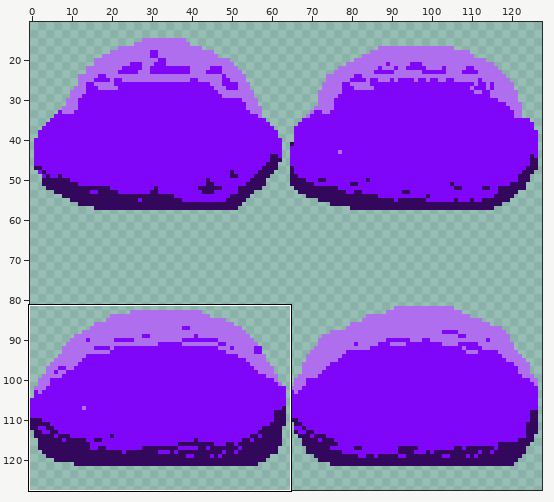
Edited in one commit: sprite sheet (Assets/Art/Enemys/Blobs/Blob_type1_purple.png). Above, an overview of the earlier version with the close-up marked.
Close-up. Before the commit:
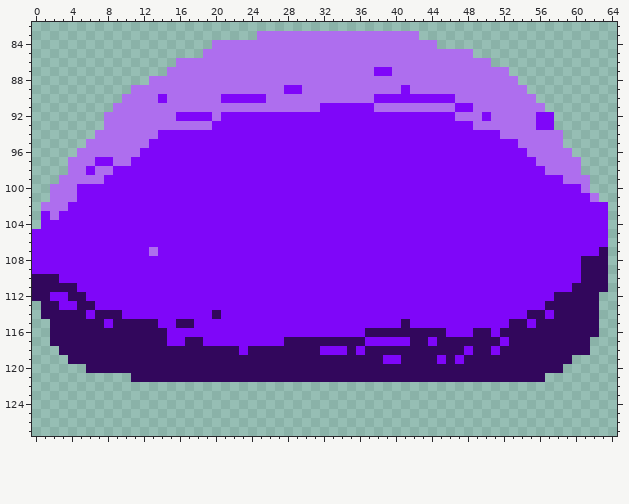
The file is 128x128 pixels. Shown: x 0..64, y 82..127. The wide view leaves out empty margins. The commit also changed other parts of the picture, which this record leaves out.
After:
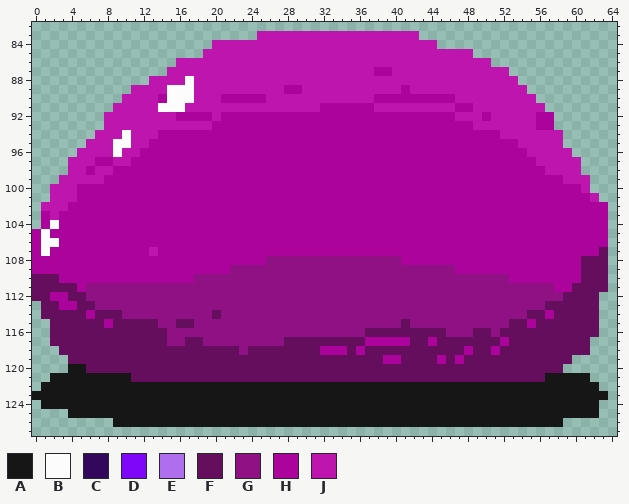
Palette (. is transparent): A #171616  B #fcfcfc  C #32075c  D #7f06f9  E #ae6eee  F #660e5e  G #8f1183  H #ad039d  J #be15ae
Diff:
Changed rows in their new state; - is an unchanged pixel.
first column x 0:
 83 -------------------------JJJJJJJJJJJJJJJJJJ---------------------
 84 --------------------JJJJJJJJJJJJJJJJJJJJJJJJJ-------------------
 85 -------------------JJJJJJJJJJJJJJJJJJJJJJJJJJJJJJ---------------
 86 ----------------JJJJJJJJJJJJJJJJJJJJJJJJJJJJJJJJJJJ-------------
 87 ---------------JJJJJJJJJJJJJJJJJJJJJJJHHJJJJJJJJJJJJJ-----------
 88 -------------JJJJBJJJJJJJJJJJJJJJJJJJJJJJJJJJJJJJJJJJJ----------
 89 -----------JJJJBBBJJJJJJJJJJHHJJJJJJJJJJJHJJJJJJJJJJJJJ---------
 90 ----------JJJJHBBBJJJHHHHHJJJJJJJJJJJJHHHHHHHHHJJJJJJJJJ--------
 91 ---------JJJJJBBBJJJJJJJJJJJJJJJHHHHHHJJJJJJJJJHHJJJJJJJJ-------
 92 --------JJJJJJJJHHHHJHHHHHHHHHHHHHHHHHHHHHHHHHHJJJHJJJJJHH------
 93 --------JJJJJJJJJJJJHHHHHHHHHHHHHHHHHHHHHHHHHHHHHJJJJJJJHH------
 94 -------JJJBJJJHHHHHHHHHHHHHHHHHHHHHHHHHHHHHHHHHHHHHHJJJJJJJ-----
 95 ------JJJBBJJHHHHHHHHHHHHHHHHHHHHHHHHHHHHHHHHHHHHHHHHHJJJJJ-----
 96 -----JJJJBJJHHHHHHHHHHHHHHHHHHHHHHHHHHHHHHHHHHHHHHHHHHHJJJJJ----
 97 ----JJJHHJJHHHHHHHHHHHHHHHHHHHHHHHHHHHHHHHHHHHHHHHHHHHHHJJJJJ---
 98 ----JJHJJHHHHHHHHHHHHHHHHHHHHHHHHHHHHHHHHHHHHHHHHHHHHHHHHJJJJ---
 99 ---JJJJJHHHHHHHHHHHHHHHHHHHHHHHHHHHHHHHHHHHHHHHHHHHHHHHHHHHJJJ--
100 --JJJHHHHHHHHHHHHHHHHHHHHHHHHHHHHHHHHHHHHHHHHHHHHHHHHHHHHHHHHJ--
101 --JJJHHHHHHHHHHHHHHHHHHHHHHHHHHHHHHHHHHHHHHHHHHHHHHHHHHHHHHHHHJ-
102 -JJJHHHHHHHHHHHHHHHHHHHHHHHHHHHHHHHHHHHHHHHHHHHHHHHHHHHHHHHHHHHH
103 -HJHHHHHHHHHHHHHHHHHHHHHHHHHHHHHHHHHHHHHHHHHHHHHHHHHHHHHHHHHHHHH
104 -HBHHHHHHHHHHHHHHHHHHHHHHHHHHHHHHHHHHHHHHHHHHHHHHHHHHHHHHHHHHHHH
105 HBHHHHHHHHHHHHHHHHHHHHHHHHHHHHHHHHHHHHHHHHHHHHHHHHHHHHHHHHHHHHHH
106 HBBHHHHHHHHHHHHHHHHHHHHHHHHHHHHHHHHHHHHHHHHHHHHHHHHHHHHHHHHHHHHH
107 HBHHHHHHHHHHHJHHHHHHHHHHHHHHHHHHHHHHHHHHHHHHHHHHHHHHHHHHHHHHHHHF
108 HHHHHHHHHHHHHHHHHHHHHHHHHHGGGGGGGGGGGGGGGHHHHHHHHHHHHHHHHHHHHFFF
109 HHHHHHHHHHHHHHHHHHHHHHGGGGGGGGGGGGGGGGGGGGGGGGGHHHHHHHHHHHHHHFFF
110 FFFHHHHHHHHHHHHHHHGGGGGGGGGGGGGGGGGGGGGGGGGGGGGGGGGGGHHHHHHHHFFF
111 FFFFFHGGGGGGGGGGGGGGGGGGGGGGGGGGGGGGGGGGGGGGGGGGGGGGGGGGGGHHFFFF
112 FFHHFFGGGGGGGGGGGGGGGGGGGGGGGGGGGGGGGGGGGGGGGGGGGGGGGGGGGGGFFFF-
113 -FFHHFFGGGGGGGGGGGGGGGGGGGGGGGGGGGGGGGGGGGGGGGGGGGGGGGGGGFFFFFF-
114 -FFFFFHFFFGGGGGGGGGGFGGGGGGGGGGGGGGGGGGGGGGGGGGGGGGGGGGFFHFFFFF-
115 --FFFFFFHFFFFFGGFFGGGGGGGGGGGGGGGGGGGGGGGFGGGGGGGGGGGFFHFFFFFFF-
116 --FFFFFFFFFFFFFGGGGGGGGGGGGGGGGGGGGGGFFFFFFFFFGGGFFGFFFFFFFFFFF-
117 --FFFFFFFFFFFFFGGFFGGGGGGGGGFFFFFFFFFHHHHHFFHFFFFFFFHFFFFFFFFF--
118 ---FFFFFFFFFFFFFFFFFFFFGFFFFFFFFHHHFHFFFFFFFFFFFHFFHFFFFFFFFFF--
119 ----FFFFFFFFFFFFFFFFFFFFFFFFFFFFFFFFFFFHHFFFFHFHFFFFFFFFFFFF----
120 ----AAFFFFFFFFFFFFFFFFFFFFFFFFFFFFFFFFFFFFFFFFFFFFFFFFFFFFF-----
121 --AAAAAAAAAFFFFFFFFFFFFFFFFFFFFFFFFFFFFFFFFFFFFFFFFFFFFFFAAAAA--
122 -AAAAAAAAAAAAAAAAAAAAAAAAAAAAAAAAAAAAAAAAAAAAAAAAAAAAAAAAAAAAAA-
123 AAAAAAAAAAAAAAAAAAAAAAAAAAAAAAAAAAAAAAAAAAAAAAAAAAAAAAAAAAAAAAAA
124 -AAAAAAAAAAAAAAAAAAAAAAAAAAAAAAAAAAAAAAAAAAAAAAAAAAAAAAAAAAAAAA-
125 ----AAAAAAAAAAAAAAAAAAAAAAAAAAAAAAAAAAAAAAAAAAAAAAAAAAAAAAAAAAA-
126 ---------AAAAAAAAAAAAAAAAAAAAAAAAAAAAAAAAAAAAAAAAAAAAAAAAAA-----
